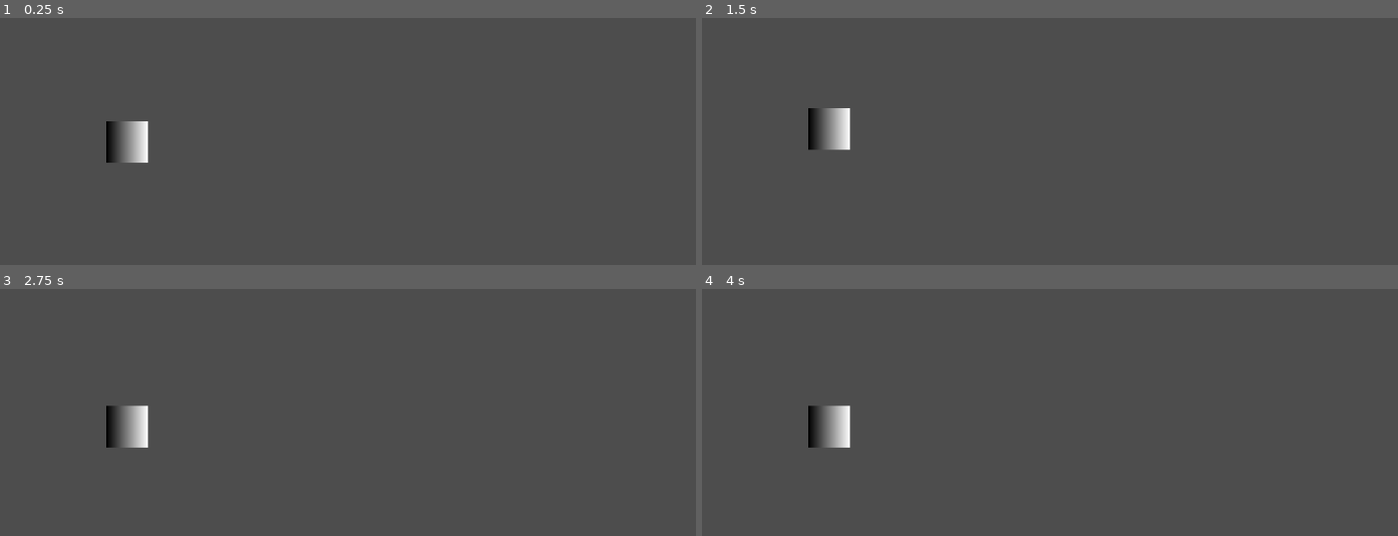
Above: before the commit, frames 1-4 (two rows, left to right).
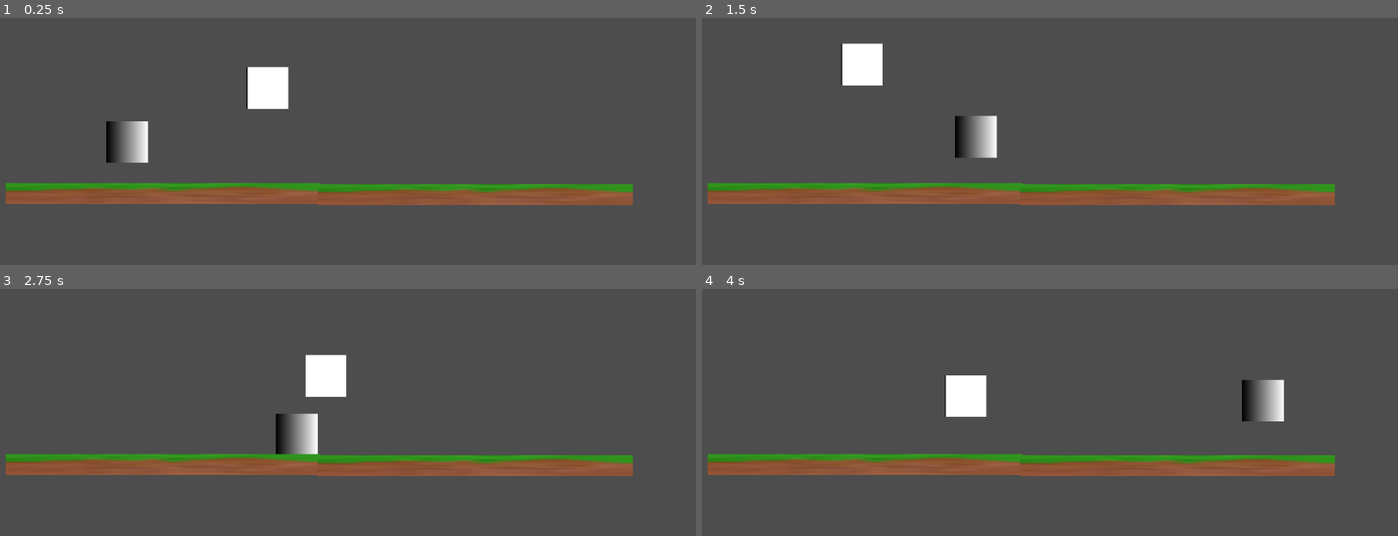
Above: after the commit, the same moments.

Repository: caldoe2/The-Extinguisher-
Game: Godot game, scene res://scenes/test.tscn
Two runs of this game, one before a commit and one after it. Both use one fixed random seed, a clock stepped at 60 frames per second and the inputs below. This scene is started directly instead of the project's main scene.
Inputs (mouse positions are in pixels of both pictures, inside the frame that each line leads up to):
- Up to frame 1 (0.25 s): no input
- Up to frame 2 (1.5 s): move the mouse to (1189, 32) at 0.52 s; press the mouse at (1189, 32) at 0.53 s; hold D (move_right) from 0.53 s (still down); tap U (move_up) at 0.77, 0.8, 1.07, 1.35 s; move the mouse to (869, 74) at 1.27 s; release the mouse at (869, 74) at 1.28 s
- Up to frame 3 (2.75 s): tap U (move_up) at 1.52, 1.82, 2.3 s; click (167, 345) at 1.55 s; move the mouse to (outside the picture) at 2.02 s; release D (move_right) at 2.03 s; press the mouse at (outside the picture) at 2.03 s; hold A (move_left) from 2.03 s (still down)
- Up to frame 4 (4 s): move the mouse to (987, 410) at 2.77 s; release A (move_left) at 2.78 s; release the mouse at (987, 410) at 2.78 s; hold D (move_right) from 2.78 s (still down); click (987, 410) at 2.85 s; tap U (move_up) at 3.02, 3.32 s; move the mouse to (1244, 387) at 3.52 s; hold U (move_up) from 3.53 s (still down)

The runs differ from the first frame. In frame 1, 8.6% of the frame differs, in the area x 0-91%, y 19-76%; in frame 2, 10%, in the area x 0-91%, y 10-76%; in frame 3, 10%; in frame 4, 10%.

Commit message:
player movement better

Diff:
--- a/cooler/player.gd
+++ b/cooler/player.gd
@@ -1,9 +1,13 @@
 extends CharacterBody2D
 
 
-const SPEED = 300.0
-const JUMP_VELOCITY = -400.0
-var isJumping = 0
+const speed = 300.0
+const jump_velocity = -400.0
+#var is_jumping = 0
+
+# set default momentum
+const def_momentum = 1
+var momentum = def_momentum
 
 # Get the gravity from the project settings to be synced with RigidBody nodes.
 var gravity = ProjectSettings.get_setting("physics/2d/default_gravity")
@@ -16,28 +20,88 @@
 
 	# Handle jump.
 	if Input.is_action_just_pressed("move_up") and is_on_floor():
-		velocity.y = JUMP_VELOCITY
+		velocity.y = jump_velocity # (momentum/4) * jump_velocity
 
 	# Get the input direction and handle the movement/deceleration.
 	# As good practice, you should replace UI actions with custom gameplay actions.
-	var direction = Input.get_axis("ui_left", "ui_right")
+	var direction = Input.get_axis("move_left", "move_right")
 	if direction:
-		velocity.x = direction * SPEED
+		velocity.x = direction * speed * momentum
 	else:
-		velocity.x = move_toward(velocity.x, 0, SPEED)
+		velocity.x = move_toward(velocity.x, 0, speed)
 
 	move_and_slide()
+	if Input.is_action_pressed("fire"):
+		var mouse_pos = get_viewport().get_mouse_position()
+		var angle = atan((position[1] - mouse_pos[1])/(position[0] - mouse_pos[0]))
+		#print(position, mouse_pos, angle)
+		#position = position - mouse_pos
+		#sqrt((position[1] - mouse_pos[1])**2 + (position[0] - mouse_pos[0])**2)
+		var ang_vector = Vector2(-cos(angle) * 100, -sin(angle) * 100)
+		if position[0] < mouse_pos[0]:
+			ang_vector = Vector2(cos(angle) * 100, sin(angle) * 100)
+		#print(ang_vector)
+		get_parent().get_node("test").global_position = position + ang_vector
+		print(angle)
+		var multiplier = 1
+		if (ang_vector[0] < 0 and direction < 0) or (ang_vector[0] > 0 and direction >0):
+			multiplier = 0.5
+		else:
+			multiplier = 2
+		if direction:
+			setMomentum(def_momentum*multiplier)
+	#if Input.is_action_pressed("move_right"):
+		#print("right")
+		#velocity.x += momentum * delta
+	#if Input.is_action_pressed("move_left"):
+		#print("left")
+		#velocity.x -= momentum
+	#if Input.is_action_pressed("move_down"):
+		#velocity.y += momentum
+		#print("down")
+	#if Input.is_action_pressed("move_up"):
+		#
+		#velocity.y -= momentum
+	if Input.is_action_just_released("move_right") or Input.is_action_just_released("move_left") or Input.is_action_just_released("move_down") or Input.is_action_just_released("move_up"):
+		momentum = def_momentum
 
-func _process(delta):
-	var velocity = Vector2.ZERO # The player's movement vector.
-	if Input.is_action_pressed("move_right"):
-		velocity.x += 1
-	if Input.is_action_pressed("move_left"):
-		velocity.x -= 1
-	if Input.is_action_pressed("move_down"):
-		velocity.y += 1
-	if Input.is_action_pressed("move_up"):
-		velocity.y -= 1
+#func hydrant_process(delta):
+
+func setMomentum(m):
+	momentum = m
+
+
+#var stop = 0
+#func _process(delta):
+	#var velocity = Vector2.ZERO # The player's movement vector.
+	##momentum = 5
+	#print(momentum)
+	#if Input.is_action_pressed("fire"):
+		#var mouse_pos = get_viewport().get_mouse_position()
+		#var angle = atan((position[1] - mouse_pos[1])/(position[0] - mouse_pos[0]))
+		##print(position, mouse_pos, angle)
+		##position = position - mouse_pos
+		##sqrt((position[1] - mouse_pos[1])**2 + (position[0] - mouse_pos[0])**2)
+		#var ang_vector = Vector2(-cos(angle) * 100, -sin(angle) * 100)
+		#if position[0] < mouse_pos[0]:
+			#ang_vector = Vector2(cos(angle) * 100, sin(angle) * 100)
+		##print(ang_vector)
+		#get_parent().get_node("test").global_position = position + ang_vector
+		#setMomentum(def_momentum*5)
+	#if Input.is_action_pressed("move_right"):
+		#velocity.x += momentum * delta
+	#if Input.is_action_pressed("move_left"):
+		#velocity.x -= momentum
+	#if Input.is_action_pressed("move_down"):
+		#velocity.y += momentum
+		#print("down")
+	#if Input.is_action_pressed("move_up"):
+		#velocity.y -= momentum
+	#if !Input.is_action_pressed("move_right") and !Input.is_action_pressed("move_left") and !Input.is_action_pressed("move_down") and !Input.is_action_pressed("move_up"):
+		#momentum = def_momentum
+	#
+
+
 
 	#if velocity.length() > 0:
 		#velocity = velocity.normalized() * SPEED
--- a/cooler/player.tscn
+++ b/cooler/player.tscn
@@ -14,7 +14,7 @@
 script = ExtResource("1_5xlkq")
 
 [node name="CollisionShape2D" type="CollisionShape2D" parent="."]
-position = Vector2(0, 32)
+position = Vector2(0, 20)
 shape = SubResource("RectangleShape2D_gof6l")
 
 [node name="Sprite2D" type="Sprite2D" parent="."]
--- a/project.godot
+++ b/project.godot
@@ -44,6 +44,11 @@
 , Object(InputEventKey,"resource_local_to_scene":false,"resource_name":"","device":-1,"window_id":0,"alt_pressed":false,"shift_pressed":false,"ctrl_pressed":false,"meta_pressed":false,"pressed":false,"keycode":0,"physical_keycode":4194322,"key_label":0,"unicode":0,"echo":false,"script":null)
 ]
 }
+fire={
+"deadzone": 0.5,
+"events": [Object(InputEventMouseButton,"resource_local_to_scene":false,"resource_name":"","device":-1,"window_id":0,"alt_pressed":false,"shift_pressed":false,"ctrl_pressed":false,"meta_pressed":false,"button_mask":0,"position":Vector2(0, 0),"global_position":Vector2(0, 0),"factor":1.0,"button_index":1,"canceled":false,"pressed":false,"double_click":false,"script":null)
+]
+}
 
 [rendering]
 
--- a/scenes/test.tscn
+++ b/scenes/test.tscn
@@ -1,11 +1,20 @@
-[gd_scene load_steps=4 format=3 uid="uid://b7ukak0d1xkvq"]
+[gd_scene load_steps=8 format=3 uid="uid://b7ukak0d1xkvq"]
 
 [ext_resource type="PackedScene" uid="uid://cc4iklxgmadsy" path="res://cooler/player.tscn" id="1_s66h1"]
+[ext_resource type="Texture2D" uid="uid://hck6gsnvd5m2" path="res://sprites/grass.png" id="2_2r76o"]
 
 [sub_resource type="PhysicsMaterial" id="PhysicsMaterial_vdumm"]
 
 [sub_resource type="RectangleShape2D" id="RectangleShape2D_kmdqv"]
-size = Vector2(579, 32)
+size = Vector2(602, 32)
+
+[sub_resource type="CapsuleShape2D" id="CapsuleShape2D_upv77"]
+
+[sub_resource type="Gradient" id="Gradient_pefcl"]
+offsets = PackedFloat32Array(0, 0.0324675)
+
+[sub_resource type="GradientTexture2D" id="GradientTexture2D_pi4us"]
+gradient = SubResource("Gradient_pefcl")
 
 [node name="Main" type="Node2D"]
 
@@ -17,5 +26,33 @@
 physics_material_override = SubResource("PhysicsMaterial_vdumm")
 
 [node name="CollisionShape2D" type="CollisionShape2D" parent="StaticBody2D"]
-position = Vector2(-3, 3)
+position = Vector2(-14, 3)
 shape = SubResource("RectangleShape2D_kmdqv")
+
+[node name="Sprite2D" type="Sprite2D" parent="StaticBody2D/CollisionShape2D"]
+position = Vector2(47.375, -1.44243e-05)
+scale = Vector2(30.2031, 2)
+texture = ExtResource("2_2r76o")
+
+[node name="test" type="StaticBody2D" parent="."]
+position = Vector2(495, 376)
+
+[node name="CollisionShape2D" type="CollisionShape2D" parent="test"]
+shape = SubResource("CapsuleShape2D_upv77")
+debug_color = Color(0.941176, 0, 0.603922, 0.419608)
+
+[node name="Sprite2D" type="Sprite2D" parent="test/CollisionShape2D"]
+texture = SubResource("GradientTexture2D_pi4us")
+
+[node name="StaticBody2D2" type="StaticBody2D" parent="."]
+position = Vector2(972, 522)
+physics_material_override = SubResource("PhysicsMaterial_vdumm")
+
+[node name="CollisionShape2D" type="CollisionShape2D" parent="StaticBody2D2"]
+position = Vector2(-206, 18)
+shape = SubResource("RectangleShape2D_kmdqv")
+
+[node name="Sprite2D" type="Sprite2D" parent="StaticBody2D2/CollisionShape2D"]
+position = Vector2(47.375, -1.44243e-05)
+scale = Vector2(30.2031, 2)
+texture = ExtResource("2_2r76o")
